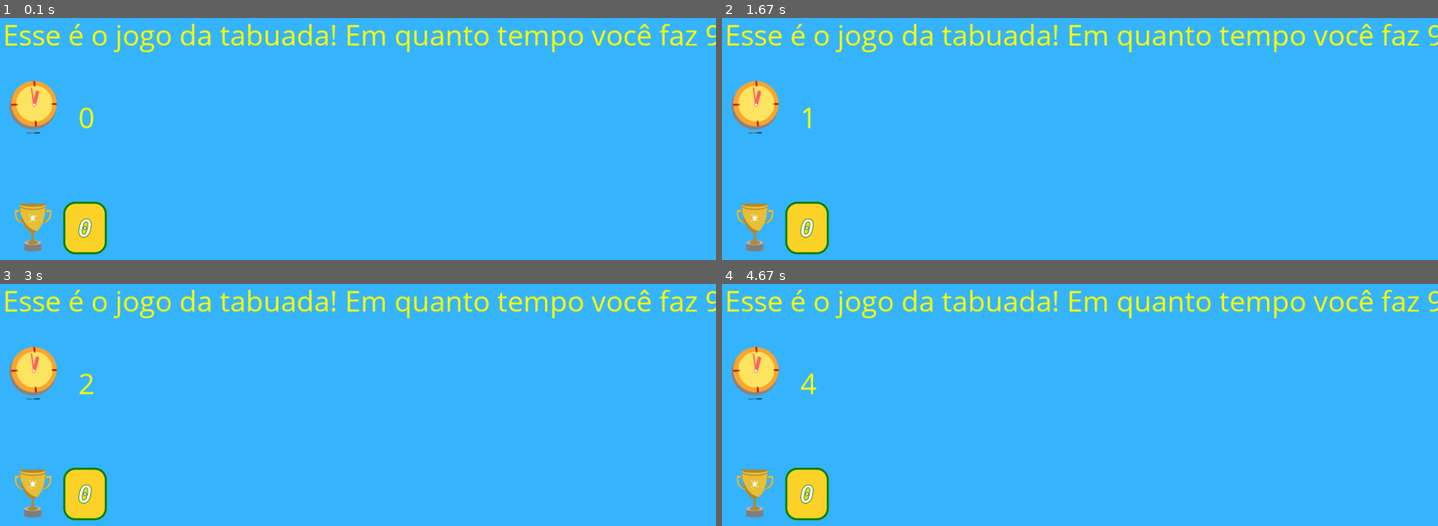
Above: before the commit, frames 1-4 (two rows, left to right).
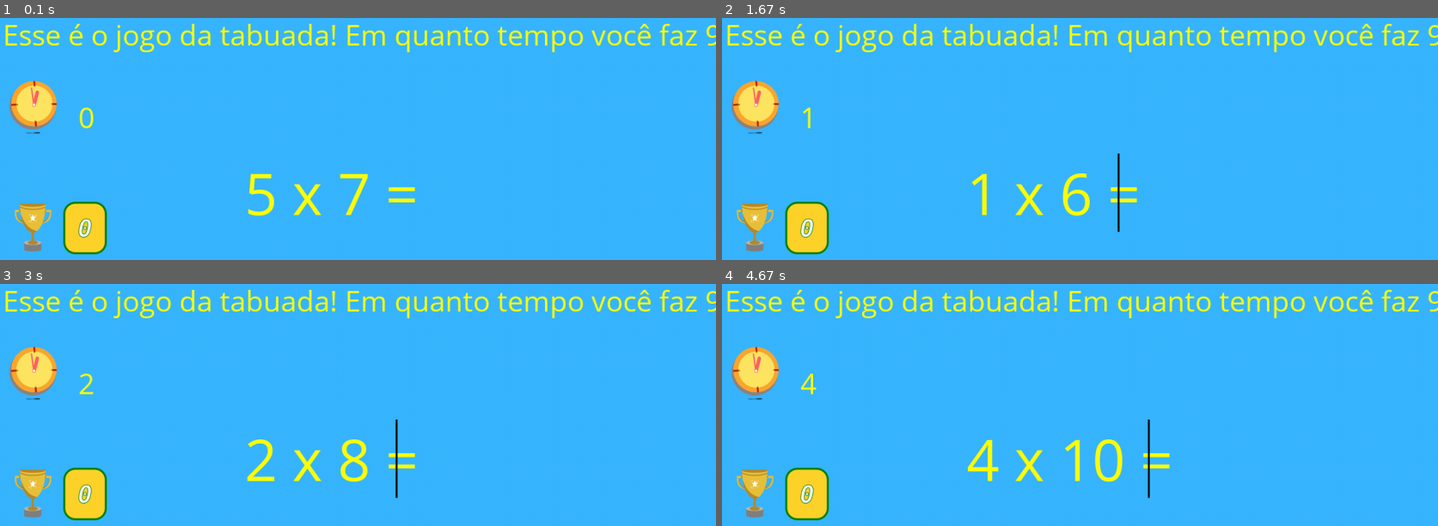
Above: after the commit, the same moments.

Repository: fabriciosemmler/jogo_tabuada
Game: pygame game, started from main.py
Same seed, same stepped clock (60 frames per second), same inputs: the game is played once before the commit and once after it.
Inputs:
- Up to frame 1 (0.1 s): no input
- Up to frame 2 (1.67 s): tap Enter at 0.33, 1, 1.22, 1.62 s; type "ann" at 0.67 s
- Up to frame 3 (3 s): tap Enter at 1.92, 2.17, 2.5, 2.8 s
- Up to frame 4 (4.67 s): tap Enter at 3, 3.3, 3.57, 3.9, 4.2, 4.33 s

The runs differ from the first frame. In frame 1, 0.8% of the frame differs, in the area x 34-58%, y 64-82%; in frame 2, 0.9%; in frame 3, 1.1%; in frame 4, 1.2%, in the area x 34-63%, y 56-89%.

Commit message:
Jogo v.1.0

Diff:
--- a/main.py
+++ b/main.py
@@ -1,4 +1,8 @@
+from os import wait
+import sys
+import random
 import pygame
+import pygame_textinput
 
 pygame.init()
 
@@ -9,51 +13,98 @@
 title = pygame.display.set_caption('Jogo da Tabuada')
 # Escolhe uma fonte e atribui um tamanho
 myfont = pygame.font.SysFont("Comic Sans MS", 50)
+myfont_big = pygame.font.SysFont("Comic Sans MS", 100)
 # Aplica a fonte a um texto em um label
 label = myfont.render(
     "Esse é o jogo da tabuada! Em quanto tempo você faz 9 acertos?", 1, yellow)
 
 # Inicializa variáveis
 score = 0
-fator1 = 0
-fator2 = 0
-resultado = 0
+fator1 = random.randint(0, 10)
+fator2 = random.randint(0, 10)
+resultado_textinput = pygame_textinput.TextInputVisualizer()
+resultado_textinput.font_object = myfont_big
+resultado_textinput.font_color = yellow
+venceu = False
+loop = True
 
 # Carrega imagens
 fundo = pygame.image.load('assets/fundo.png')
 clock_img = pygame.image.load('assets/yellow_clock.png')
 score_trophy = pygame.image.load('assets/trophy.png')
-score_img = pygame.image.load('assets/score/0.png')
+score_img = pygame.image.load('assets/score/' + str(score) + '.png')
 win = pygame.image.load('assets/win.png')
 
 # Desenha fundo, tempo, fatores e resultado
 
 
 def draw():
+    global venceu
+    global loop
+
     window.blit(fundo, (0, 0))
     window.blit(clock_img, (100, 200))
     window.blit(score_trophy, (100, 400))
-    score_img = pygame.image.load('assets/score/' + str(score) + '.png')
     window.blit(score_img, (200, 410))
 
     if score < 9:
         # Põe a label de boas vindas no ponto x=100, y=100
         window.blit(label, (100, 100))
         ticks = int(pygame.time.get_ticks() / 1000)
+        label_ticks = myfont.render(str(ticks), 1, yellow)
+        window.blit(label_ticks, (225, 237))
+    else:
+        venceu = True
 
-    else:
-        window.blit(win, (300, 330))
-
-    label_ticks = myfont.render(str(ticks), 1, yellow)
-    window.blit(label_ticks, (225, 237))
+    if not venceu:
+        label_tabuada = myfont_big.render(
+            str(fator1) + ' x ' + str(fator2) + ' = ', 1, yellow)
+        window.blit(label_tabuada, (500, 330))
+        if fator1 == 10 or fator2 == 10:
+            window.blit(resultado_textinput.surface, (800, 330))
+        else:
+            window.blit(resultado_textinput.surface, (750, 330))
 
 
 # Monitora teclas e chama função de desenho
-loop = True
 while loop:
-    for events in pygame.event.get():
-        if events.type == pygame.QUIT:
-            loop = False
+
+    events = pygame.event.get()
+    resultado_textinput.update(events)
+
+    for event in events:
+        if event.type == pygame.QUIT:
+            pygame.quit()
+        if event.type == pygame.KEYDOWN:
+            if event.key == pygame.K_RETURN:
+                if resultado_textinput.value.isnumeric():
+                    resultado = int(resultado_textinput.value)
+                else:
+                    resultado = 99
+                if fator1 * fator2 == resultado:
+                    score += 1
+                    score_img = pygame.image.load(
+                        'assets/score/' + str(score) + '.png')
+                fator1 = random.randint(0, 10)
+                fator2 = random.randint(0, 10)
+                resultado_textinput.value = ''
 
     draw()
     pygame.display.update()
+
+    if venceu:
+        window.blit(fundo, (0, 0))
+        window.blit(clock_img, (100, 200))
+        ticks = int(pygame.time.get_ticks() / 1000)
+        label_ticks = myfont.render(str(ticks), 1, yellow)
+        window.blit(label_ticks, (225, 237))
+        window.blit(score_trophy, (100, 400))
+        window.blit(score_img, (200, 410))
+        window.blit(win, (400, 330))
+        pygame.display.update()
+        while True:
+            for event in pygame.event.get():
+                if event.type == pygame.KEYDOWN:
+                    pygame.quit()
+                    sys.exit(0)
+        loop = False
--- /dev/null
+++ b/pygame_textinput.py
@@ -0,0 +1,362 @@
+"""
+Copyright 2021, Silas Gyger, silasgyger@gmail.com, All rights reserved.
+
+Borrowed from https://github.com/Nearoo/pygame-text-input under the MIT license.
+"""
+
+import pygame
+import pygame.locals as pl
+
+pygame.font.init()
+
+
+class TextInputManager:
+    '''
+    Keeps track of text inputted, cursor position, etc.
+    Pass a validator function returning if a string is valid,
+    and the string will only be updated if the validator function
+    returns true.
+
+    For example, limit input to 5 characters:
+    ```
+    limit_5 = lambda x: len(x) <= 5
+    manager = TextInputManager(validator=limit_5)
+    ```
+
+    :param initial: The initial string
+    :param validator: A function string -> bool defining valid input
+    '''
+
+    def __init__(self,
+                 initial="",
+                 validator=lambda x: True):
+
+        self.left = initial  # string to the left of the cursor
+        self.right = ""  # string to the right of the cursor
+        self.validator = validator
+
+    @property
+    def value(self):
+        """ Get / set the value currently inputted. Doesn't change cursor position if possible."""
+        return self.left + self.right
+
+    @value.setter
+    def value(self, value):
+        cursor_pos = self.cursor_pos
+        self.left = value[:cursor_pos]
+        self.right = value[cursor_pos:]
+
+    @property
+    def cursor_pos(self):
+        """ Get / set the position of the cursor. Will clamp to [0, length of input]. """
+        return len(self.left)
+
+    @cursor_pos.setter
+    def cursor_pos(self, value):
+        complete = self.value
+        self.left = complete[:value]
+        self.right = complete[value:]
+
+    def update(self, events):
+        """
+        Update the interal state with fresh pygame events.
+        Call this every frame with all events returned by `pygame.event.get()`.
+        """
+        for event in events:
+            if event.type == pl.KEYDOWN:
+                v_before = self.value
+                c_before = self.cursor_pos
+                self._process_keydown(event)
+                if not self.validator(self.value):
+                    self.value = v_before
+                    self.cursor_pos = c_before
+
+    def _process_keydown(self, ev):
+        attrname = f"_process_{pygame.key.name(ev.key)}"
+        if hasattr(self, attrname):
+            getattr(self, attrname)()
+        else:
+            self._process_other(ev)
+
+    def _process_delete(self):
+        self.right = self.right[1:]
+
+    def _process_backspace(self):
+        self.left = self.left[:-1]
+
+    def _process_right(self):
+        self.cursor_pos += 1
+
+    def _process_left(self):
+        self.cursor_pos -= 1
+
+    def _process_end(self):
+        self.cursor_pos = len(self.value)
+
+    def _process_home(self):
+        self.cursor_pos = 0
+
+    def _process_return(self):
+        pass
+
+    def _process_other(self, event):
+        self.left += event.unicode
+
+
+class TextInputVisualizer:
+    """
+    Utility class to quickly visualize textual input, like a message or username.
+    Pass events every frame to the `.update` method, then get the surface
+    of the rendered font using the `.surface` attribute.
+
+    All arguments of constructor can also be set via attributes, so e.g.
+    to change `font_color` do
+    ```
+    inputVisualizer.font_color = (255, 100, 0)
+    ```
+    The surface itself is lazily re-rendered only when the `.surface` field is
+    accessed, and if any parameters changed since the last `.surface` access, so
+    values can freely be changed between renders without performance overhead.
+
+    :param manager: The TextInputManager used to manage the user input
+    :param font_object: a pygame.font.Font object used for rendering
+    :param antialias: whether to render the font antialiased or not
+    :param font_color: color of font rendered
+    :param cursor_blink_interal: the interval of the cursor blinking, in ms
+    :param cursor_width: The width of the cursor, in pixels
+    :param cursor_color: The color of the cursor
+    """
+
+    def __init__(self,
+                 manager=None,
+                 font_object=None,
+                 antialias=True,
+                 font_color=(0, 0, 0),
+                 cursor_blink_interval=300,
+                 cursor_width=3,
+                 cursor_color=(0, 0, 0)
+                 ):
+
+        self._manager = TextInputManager() if manager is None else manager
+        self._font_object = pygame.font.Font(
+            pygame.font.get_default_font(), 25) if font_object is None else font_object
+        self._antialias = antialias
+        self._font_color = font_color
+
+        self._clock = pygame.time.Clock()
+        self._cursor_blink_interval = cursor_blink_interval
+        self._cursor_visible = False
+        self._last_blink_toggle = 0
+
+        self._cursor_width = cursor_width
+        self._cursor_color = cursor_color
+
+        self._surface = pygame.Surface(
+            (self._cursor_width, self._font_object.get_height()))
+        self._rerender_required = True
+
+    @property
+    def value(self):
+        """ Get / set the value of text alreay inputted. Doesn't change cursor position if possible."""
+        return self.manager.value
+
+    @value.setter
+    def value(self, v):
+        self.manager.value = v
+
+    @property
+    def manager(self):
+        """ Get / set the underlying `TextInputManager` for this instance"""
+        return self._manager
+
+    @manager.setter
+    def manager(self, v):
+        self._manager = v
+
+    @property
+    def surface(self):
+        """ Get the surface with the rendered user input """
+        if self._rerender_required:
+            self._rerender()
+            self._rerender_required = False
+        return self._surface
+
+    @property
+    def antialias(self):
+        """ Get / set antialias of the render """
+        return self._antialias
+
+    @antialias.setter
+    def antialias(self, v):
+        self._antialias = v
+        self._require_rerender()
+
+    @property
+    def font_color(self):
+        """ Get / set color of rendered font """
+        return self._font_color
+
+    @font_color.setter
+    def font_color(self, v):
+        self._font_color = v
+        self._require_rerender()
+
+    @property
+    def font_object(self):
+        """ Get / set the font object used to render the text """
+        return self._font_object
+
+    @font_object.setter
+    def font_object(self, v):
+        self._font_object = v
+        self._require_rerender()
+
+    @property
+    def cursor_visible(self):
+        """ Get / set cursor visibility (flips again after `.cursor_interval` if continuously update)"""
+        return self._cursor_visible
+
+    @cursor_visible.setter
+    def cursor_visible(self, v):
+        self._cursor_visible = v
+        self._last_blink_toggle = 0
+        self._require_rerender()
+
+    @property
+    def cursor_width(self):
+        """ Get / set width in pixels of the cursor """
+        return self._cursor_width
+
+    @cursor_width.setter
+    def cursor_width(self, v):
+        self._cursor_width = v
+        self._require_rerender()
+
+    @property
+    def cursor_color(self):
+        """ Get / set the color of the cursor """
+        return self._cursor_color
+
+    @cursor_color.setter
+    def cursor_color(self, v):
+        self._cursor_color = v
+        self._require_rerender()
+
+    @property
+    def cursor_blink_interval(self):
+        """ Get / set the interval of time with which the cursor blinks (toggles), in ms"""
+        return self._cursor_blink_interval
+
+    @cursor_blink_interval.setter
+    def cursor_blink_interval(self, v):
+        self._cursor_blink_interval = v
+
+    def update(self, events: pygame.event.Event):
+        """
+        Update internal state.
+
+        Call this once every frame with all events returned by `pygame.event.get()`
+        """
+
+        # Update self.manager internal state, rerender if value changes
+        value_before = self.manager.value
+        self.manager.update(events)
+        if self.manager.value != value_before:
+            self._require_rerender()
+
+        # Update cursor visibility after self._blink_interval milliseconds
+        self._clock.tick()
+        self._last_blink_toggle += self._clock.get_time()
+        if self._last_blink_toggle > self._cursor_blink_interval:
+            self._last_blink_toggle %= self._cursor_blink_interval
+            self._cursor_visible = not self._cursor_visible
+
+            self._require_rerender()
+
+        # Make cursor visible when something is pressed
+        if [event for event in events if event.type == pl.KEYDOWN]:
+            self._last_blink_toggle = 0
+            self._cursor_visible = True
+            self._require_rerender()
+
+    def _require_rerender(self):
+        """
+        Trigger a re-render of the surface the next time the surface is accessed.
+        """
+        self._rerender_required = True
+
+    def _rerender(self):
+        """ Rerender self._surface."""
+        # Final surface is slightly larger than font_render itself, to accomodate for cursor
+        rendered_surface = self.font_object.render(self.manager.value + " ",
+                                                   self.antialias,
+                                                   self.font_color)
+        w, h = rendered_surface.get_size()
+        self._surface = pygame.Surface((w + self._cursor_width, h))
+        self._surface = self._surface.convert_alpha(rendered_surface)
+        self._surface.fill((0, 0, 0, 0))
+        self._surface.blit(rendered_surface, (0, 0))
+
+        if self._cursor_visible:
+            str_left_of_cursor = self.manager.value[:self.manager.cursor_pos]
+            cursor_y = self.font_object.size(str_left_of_cursor)[0]
+            cursor_rect = pygame.Rect(
+                cursor_y, 0, self._cursor_width, self.font_object.get_height())
+            self._surface.fill(self._cursor_color, cursor_rect)
+
+
+######################################
+#  The example from the repo README: #
+######################################
+
+if __name__ == "__main__":
+    pygame.init()
+
+    # No arguments needed to get started
+    textinput = TextInputVisualizer()
+
+    # But more customization possible: Pass your own font object
+    font = pygame.font.SysFont("Consolas", 55)
+    # Create own manager with custom input validator
+    manager = TextInputManager(validator=lambda input: len(input) <= 5)
+    # Pass these to constructor
+    textinput_custom = TextInputVisualizer(manager=manager, font_object=font)
+    # Customize much more
+    textinput_custom.cursor_width = 4
+    textinput_custom.cursor_blink_interval = 400  # blinking interval in ms
+    textinput_custom.antialias = False
+    textinput_custom.font_color = (0, 85, 170)
+
+    screen = pygame.display.set_mode((1000, 200))
+    clock = pygame.time.Clock()
+
+    # Pygame now allows natively to enable key repeat:
+    pygame.key.set_repeat(200, 25)
+
+    while True:
+        screen.fill((225, 225, 225))
+
+        events = pygame.event.get()
+
+        # Feed it with events every frame
+        textinput.update(events)
+        textinput_custom.update(events)
+
+        # Get its surface to blit onto the screen
+        screen.blit(textinput.surface, (10, 10))
+        screen.blit(textinput_custom.surface, (10, 50))
+
+        # Modify attributes on the fly - the surface is only rerendered when .surface is accessed & if values changed
+        textinput_custom.font_color = [
+            (c+10) % 255 for c in textinput_custom.font_color]
+
+        # Check if user is exiting or pressed return
+        for event in events:
+            if event.type == pygame.QUIT:
+                exit()
+
+            if event.type == pygame.KEYDOWN and event.key == pygame.K_RETURN:
+                print(f"User pressed enter! Input so far: {textinput.value}")
+
+        pygame.display.update()
+        clock.tick(30)
